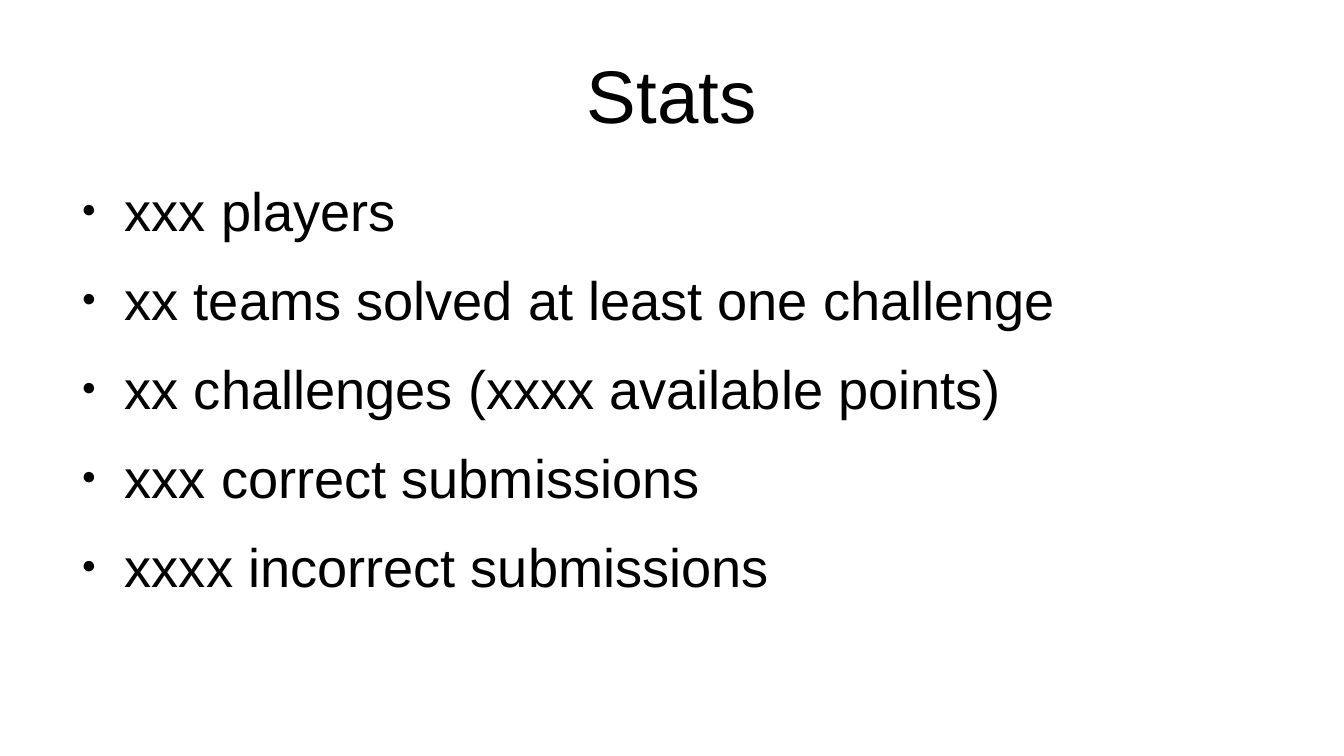
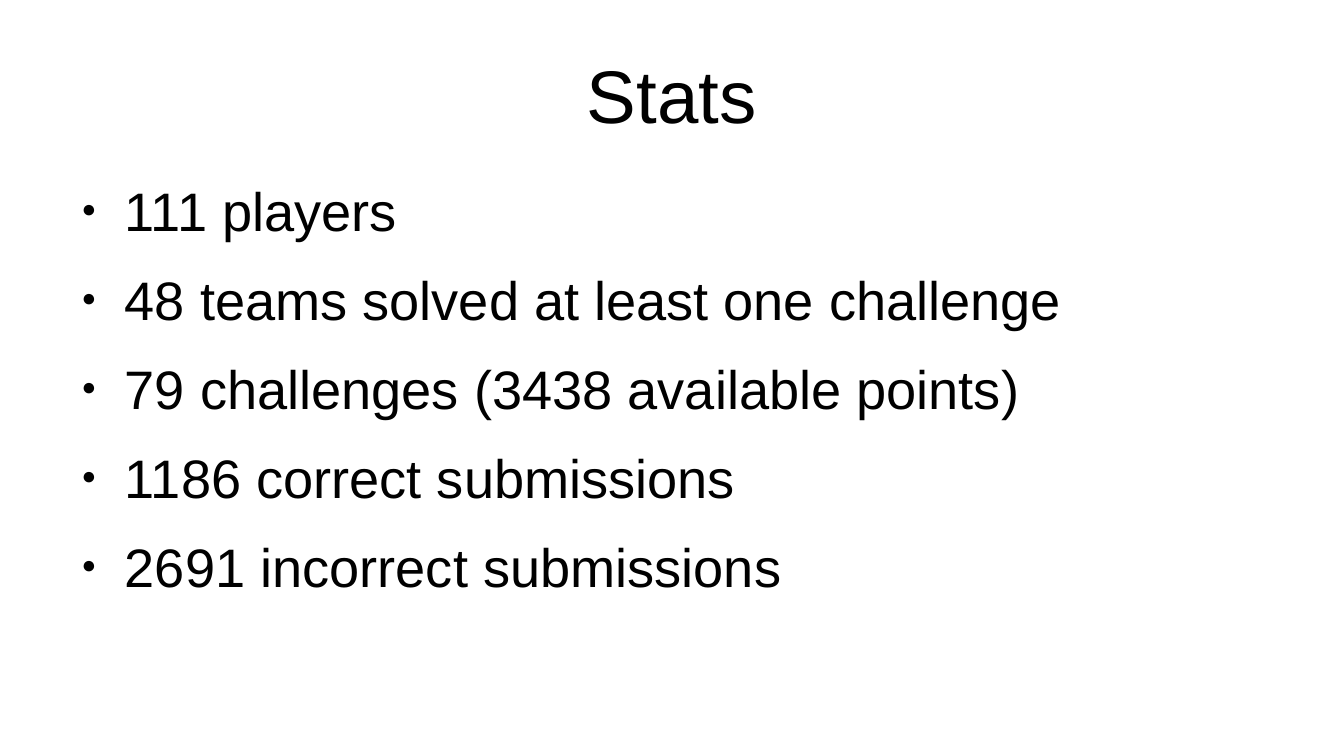
Before and after one commit to argilo/grcon24, a slide deck: slide 2 of presentation/results.odp. Drawn at 1344x756 pixels with LibreOffice and Linux fonts; fonts in the diff are those of the drawing. Boxes give left, top, right and bottom in pixels: in the first picture for what was removed or moved away, otherwise in the second. Text is boxed around its words. In the diff, an @@ line names an element or a change of style, - is before the commit and + after.

```diff
--- a/presentation/results.odp
+++ b/presentation/results.odp
@@ text at box(125, 191, 1061, 588): text changed @@
-● xxx players
-● xx teams solved at least one challenge
-● xx challenges (xxxx available points)
-● xxx correct submissions
-● xxxx incorrect submissions
+● 111 players
+● 48 teams solved at least one challenge
+● 79 challenges (3438 available points)
+● 1186 correct submissions
+● 2691 incorrect submissions
```
Also in this commit, not shown: 5 other slides changed.
